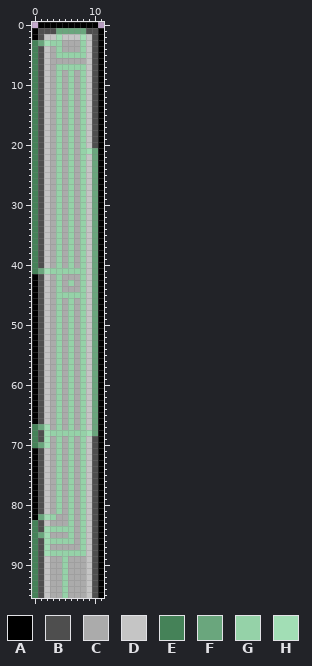
A pixel-art file gets an edit: art/props/wall.aseprite. The picture above is the old version.
12x96 pixels, 1 frame.
Visible layers, top first: "Layer 2" opacity 53%, "Layer 1".
Palette (. is transparent): A #000000  B #4e4e4e  C #ababab  D #c5c5c5  E #458258  F #6aa67d  G #95d2a8  H #a2deb5
Pixels before, first column x 0:
 0 .AAAAAAAAAA.
 1 ABBBFFFFFBBA
 2 ABDDHDDDHDBA
 3 EFHGGCCCGDBA
 4 EBDCGCCCGDBA
 5 EBDCGGGGGDBA
 6 EBDCCCCCCDBA
 7 EBDCGGGGGDBA
 8 EBDCGCGCGDBA
 9 EBDCGCGCGDBA
10 EBDCGCGCGDBA
11 EBDCGCGCGDBA
12 EBDCGCGCGDBA
13 EBDCGCGCGDBA
14 EBDCGCGCGDBA
15 EBDCGCGCGDBA
16 EBDCGCGCGDBA
17 EBDCGCGCGDBA
18 EBDCGCGCGDBA
19 EBDCGCGCGDBA
20 EBDCGCGCGDBA
21 EBDCGCGCGHFA
22 EBDCGCGCGDFA
23 EBDCGCGCGDFA
24 EBDCGCGCGDFA
25 EBDCGCGCGDFA
26 EBDCGCGCGDFA
27 EBDCGCGCGDFA
28 EBDCGCGCGDFA
29 EBDCGCGCGDFA
30 EBDCGCGCGDFA
31 EBDCGCGCGDFA
32 EBDCGCGCGDFA
33 EBDCGCGCGDFA
34 EBDCGCGCGDFA
35 EBDCGCGCGDFA
36 EBDCGCGCGDFA
37 EBDCGCGCGDFA
38 EBDCGCGCGDFA
39 EBDCGCGCGDFA
40 EBDCGCGCGDFA
41 EFHGGGGGGDFA
42 ABDCGCCCGDFA
43 ABDCGCGCGDFA
44 ABDCGCCCGDFA
45 ABDCGGGGGDFA
46 ABDCGCGCGDFA
47 ABDCGCGCGDFA
48 ABDCGCGCGDFA
49 ABDCGCGCGDFA
50 ABDCGCGCGDFA
51 ABDCGCGCGDFA
52 ABDCGCGCGDFA
53 ABDCGCGCGDFA
54 ABDCGCGCGDFA
55 ABDCGCGCGDFA
56 ABDCGCGCGDFA
57 ABDCGCGCGDFA
58 ABDCGCGCGDFA
59 ABDCGCGCGDFA
60 ABDCGCGCGDFA
61 ABDCGCGCGDFA
62 ABDCGCGCGDFA
63 ABDCGCGCGDFA
64 ABDCGCGCGDFA
65 ABDCGCGCGDFA
66 ABDCGCGCGDFA
67 EFHCGCGCGDFA
68 EBHGGGGGGHFA
69 EBHCGCGCGDBA
70 EFHCGCGCGDBA
71 ABDCGCGCGDBA
72 ABDCGCGCGDBA
73 ABDCGCGCGDBA
74 ABDCGCGCGDBA
75 ABDCGCGCGDBA
76 ABDCGCGCGDBA
77 ABDCGCGCGDBA
78 ABDCGCGCGDBA
79 ABDCGCGCGDBA
80 ABDCGCGCGDBA
81 ABDCGCGCGDBA
82 AFHGCCGCGDBA
83 EBDCCCGCGDBA
84 EBHGGGGCGDBA
85 EFHCCCGCGDBA
86 EBHGGGGCGDBA
87 EBHCCCCCGDBA
88 EBHGGGGGGDBA
89 EBDCCGCCCDBA
90 EBDCCGCCCDBA
91 EBDCCGCCCDBA
92 EBDCCGCCCDBA
93 EBDCCGCCCDBA
94 EBDCCGCCCDBA
95 EBDCCGCCCDBA
The same view after the edit:
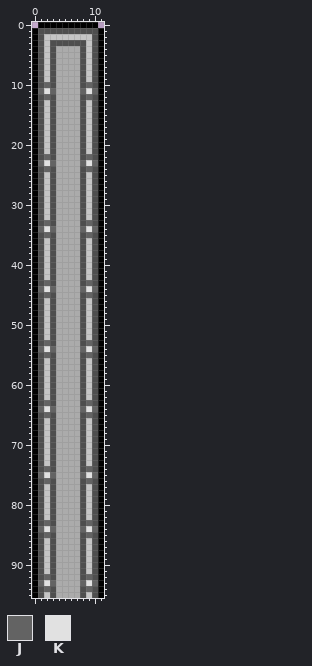
Colours new in this view: J #636363  K #e1e1e1
Author's note on the commit: Updated wall sprites and updated level design of GuacContainer10
What changed:
layer "Layer 3" added
layer "Layer 2" now hidden
Changed rows in their new state; - is an unchanged pixel.
first column x 0:
 1 ----BBBBB--
 2 ----D---D--
 3 ABDBBBBBB--
 4 A--BC---B--
 5 A--BCCCCB--
 6 A--B----B--
 7 A--BCCCCB--
 8 A--BC-C-B--
 9 A--BC-C-B--
10 A-JBC-C-BJ-
11 AJKJC-C-JKJ
12 A-JBC-C-BJ-
13 A--BC-C-B--
14 A--BC-C-B--
15 A--BC-C-B--
16 A--BC-C-B--
17 A--BC-C-B--
18 A--BC-C-B--
19 A--BC-C-B--
20 A--BC-C-B--
21 A--BC-C-BDB
22 A-JBC-C-BJB
23 AJKJC-C-JKJ
24 A-JBC-C-BJB
25 A--BC-C-B-B
26 A--BC-C-B-B
27 A--BC-C-B-B
28 A--BC-C-B-B
29 A--BC-C-B-B
30 A--BC-C-B-B
31 A--BC-C-B-B
32 A--BC-C-B-B
33 A-JBC-C-BJB
34 AJKJC-C-JKJ
35 A-JBC-C-BJB
36 A--BC-C-B-B
37 A--BC-C-B-B
38 A--BC-C-B-B
39 A--BC-C-B-B
40 A--BC-C-B-B
41 ABDBCCCCB-B
42 ---BC---B-B
43 --JBC-C-BJB
44 -JKJC---JKJ
45 --JBCCCCBJB
46 ---BC-C-B-B
47 ---BC-C-B-B
48 ---BC-C-B-B
49 ---BC-C-B-B
50 ---BC-C-B-B
51 ---BC-C-B-B
52 ---BC-C-B-B
53 --JBC-C-BJB
54 -JKJC-C-JKJ
55 --JBC-C-BJB
56 ---BC-C-B-B
57 ---BC-C-B-B
58 ---BC-C-B-B
59 ---BC-C-B-B
60 ---BC-C-B-B
61 ---BC-C-B-B
62 ---BC-C-B-B
63 --JBC-C-BJB
64 -JKJC-C-JKJ
65 --JBC-C-BJB
66 ---BC-C-B-B
67 ABDBC-C-B-B
68 A-DBCCCCBDB
69 A-DBC-C-B--
70 ABDBC-C-B--
71 ---BC-C-B--
72 ---BC-C-B--
73 ---BC-C-B--
74 --JBC-C-BJ-
75 -JKJC-C-JKJ
76 --JBC-C-BJ-
77 ---BC-C-B--
78 ---BC-C-B--
79 ---BC-C-B--
80 ---BC-C-B--
81 ---BC-C-B--
82 -BDB--C-B--
83 A-JB--C-BJ-
84 AJKJCCC-JKJ
85 ABJB--C-BJ-
86 A-DBCCC-B--
87 A-DB----B--
88 A-DBCCCCB--
89 A--B-C--B--
90 A--B-C--B--
91 A--B-C--B--
92 A-JB-C--BJ-
93 AJKJ-C--JKJ
94 A-JB-C--BJ-
95 A--B-C--B--
